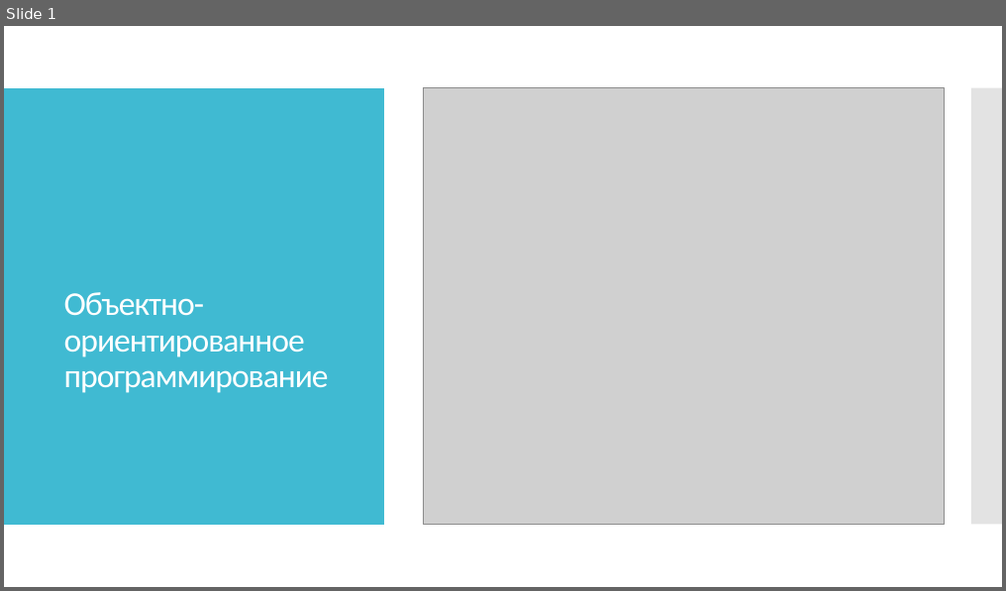
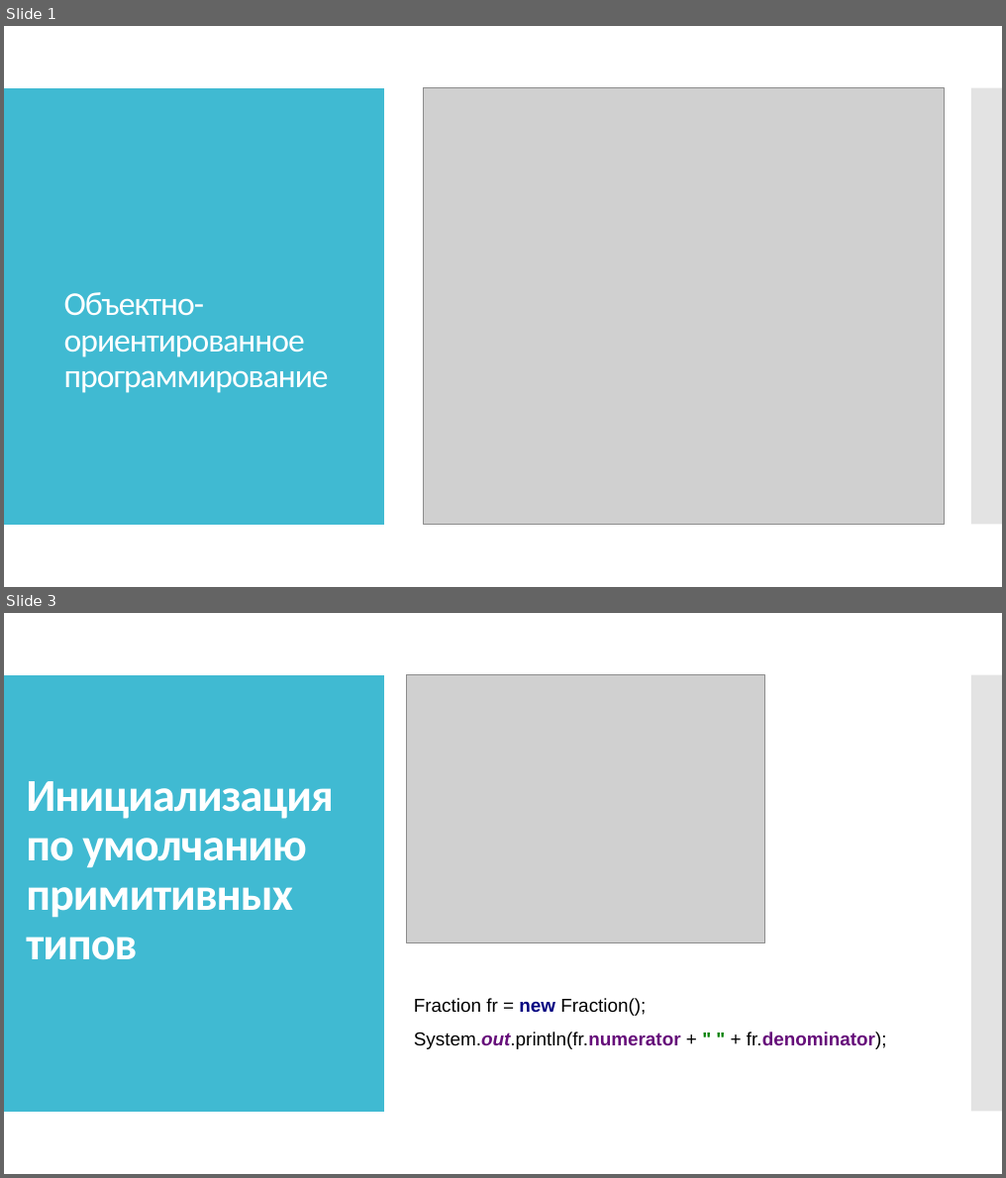
Before and after one commit to IriEfremova/LessonsCube, a slide deck: Samsung/Lesson12/PrincipOOP.pptx. Shown one above the other, each under a label of ours: slide 1 before the commit, slides 1 and 3 after it; the slides between them are not shown. The pictures are 1006x591 and 1006x1178 pixels, drawn with LibreOffice and Linux fonts; fonts in the diff are those of the drawing; grey boxes stand for pictures. Boxes give left, top, right and bottom in pixels: in the first picture for what was removed or moved away, otherwise in the second. Text is boxed around its words. In the diff, an @@ line names an element or a change of style, - is before the commit and + after.

```diff
--- a/Samsung/Lesson12/PrincipOOP.pptx
+++ b/Samsung/Lesson12/PrincipOOP.pptx
@@ slide 3 added at (4,613,1002,1174), background #FFFFFF; not listed: 2 template elements that a slide beside it also shows @@
@@ rectangle added at (4,613,1002,1174), fill #FFFFFF @@
@@ rectangle added at (4,675,384,1112), fill #40BAD2 @@
@@ picture added at (407,675,765,943) @@
@@ rectangle added at (971,675,1002,1112), fill #C8C8C8 at 50% opacity @@
@@ text added at (26,781,334,960), 44 pt, text #FFFFFF, bold @@
+Инициализация по умолчанию примитивных типов
@@ text added at (414,998,887,1050), 18 pt, text #000000 @@
+Fraction fr = new Fraction();
+System.out.println(fr.numerator + " " + fr.denominator);
```
Also in this commit, not shown: 15 other slides added, 20 slides removed.
